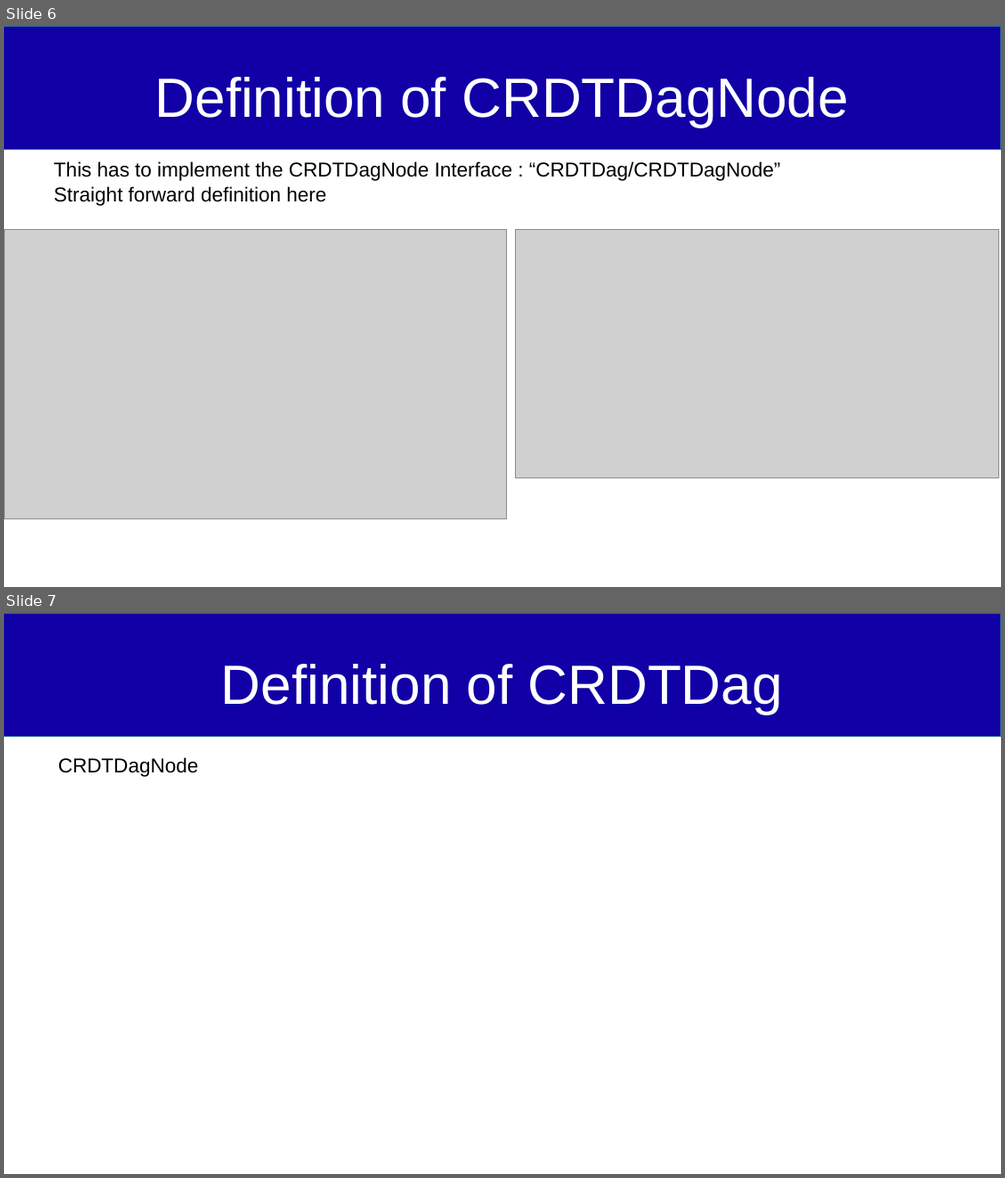
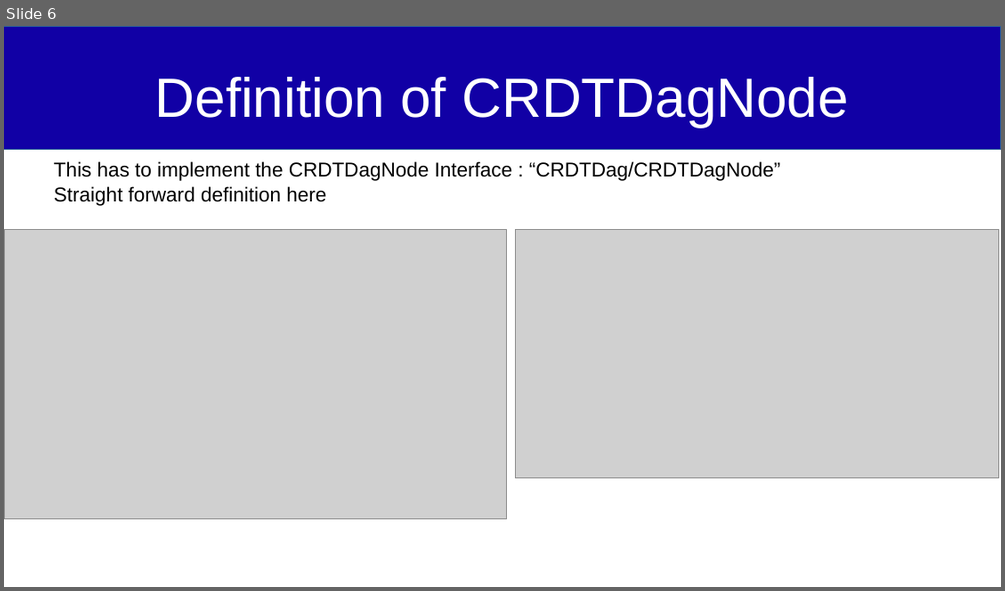
Before and after one commit to Qachr/IM-CRDT, a slide deck: CRDT_IPFS/Define your CRDT.odp. Shown one above the other, each under a label of ours: slides 6 and 7 before the commit, slide 6 after it. The pictures are 1005x1178 and 1005x591 pixels, drawn with LibreOffice and Linux fonts; fonts in the diff are those of the drawing; grey boxes stand for pictures. Boxes give left, top, right and bottom in pixels: in the first picture for what was removed or moved away, otherwise in the second. Text is boxed around its words. In the diff, an @@ line names an element or a change of style, - is before the commit and + after.

```diff
--- a/CRDT_IPFS/Define your CRDT.odp
+++ b/CRDT_IPFS/Define your CRDT.odp
@@ slide 7 removed at <box>4,613,1001,1174</box>, background #FFFFFF @@
@@ rectangle removed at <box>4,613,1001,737</box> @@
@@ title removed at <box>221,664,783,714</box> @@
-Definition of CRDTDag
@@ text removed at <box>58,757,199,777</box> @@
-CRDTDagNode
```
Also in this commit, not shown: 5 slides added, 1 other file.
